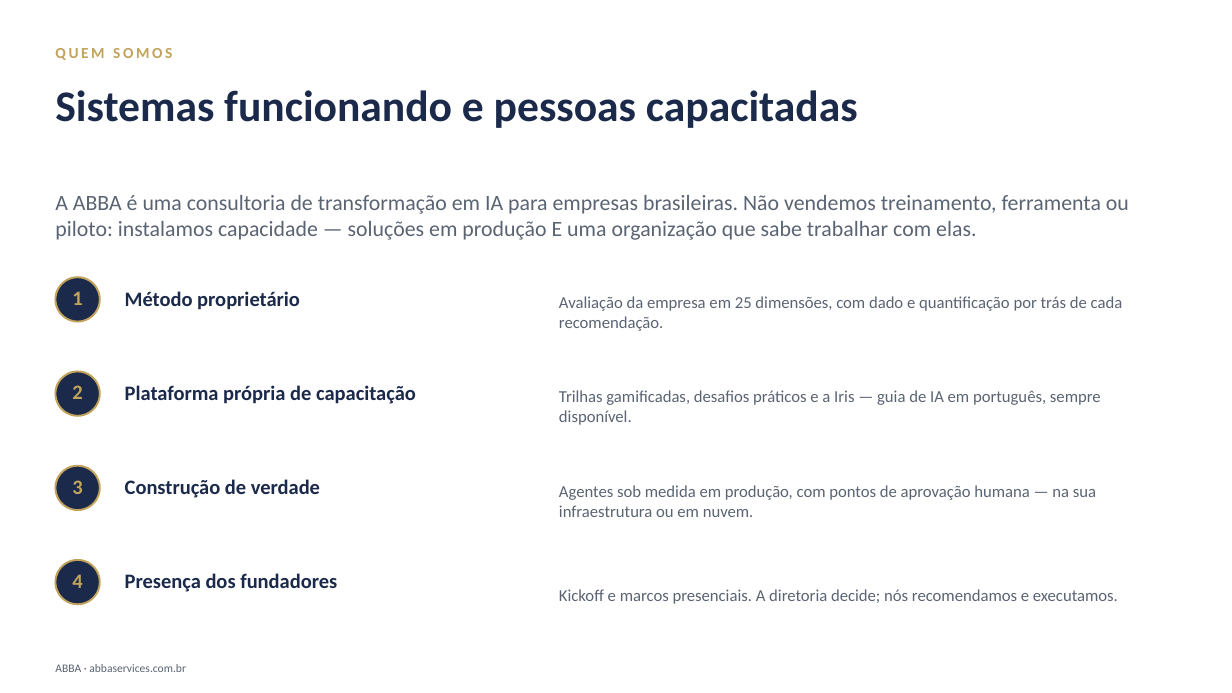
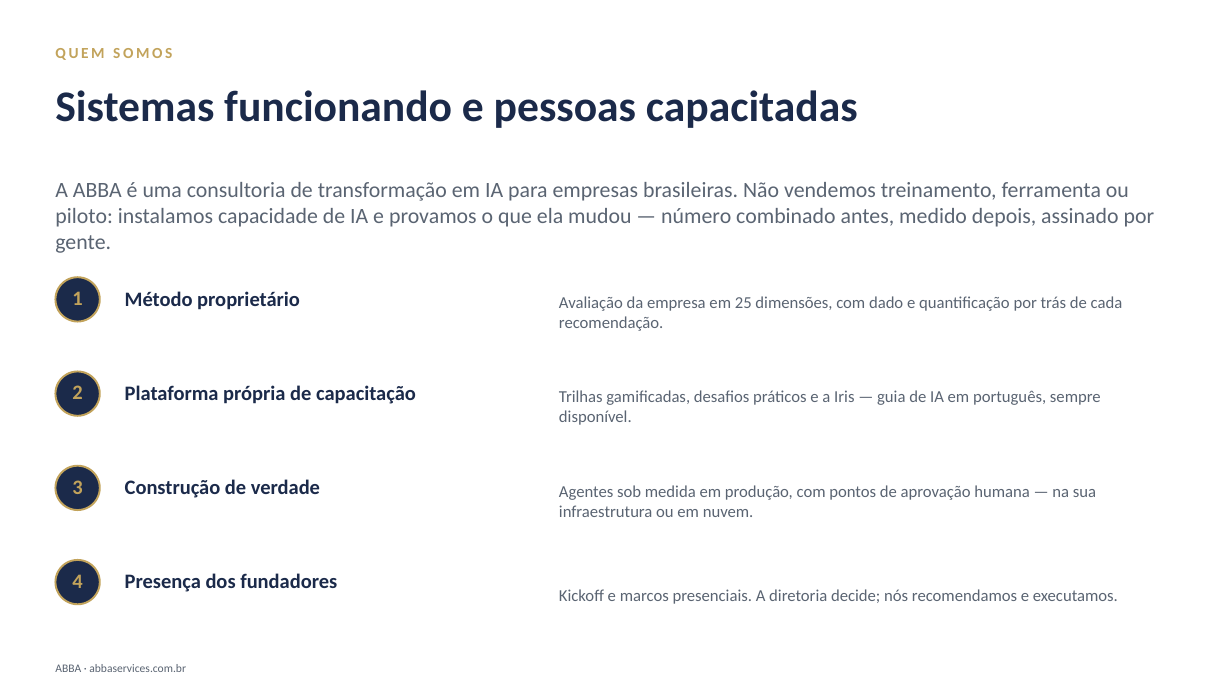
Before and after one commit to DanielMoraesCoca/abba-ops, a slide deck: slide 4 of 08-materiais/modelos/abba-deck-institucional.pptx. Drawn at 1232x693 pixels with LibreOffice and Linux fonts; fonts in the diff are those of the drawing. Boxes give left, top, right and bottom in pixels: in the first picture for what was removed or moved away, otherwise in the second. Text is boxed around its words. In the diff, an @@ line names an element or a change of style, - is before the commit and + after.

```diff
--- a/08-materiais/modelos/abba-deck-institucional.pptx
+++ b/08-materiais/modelos/abba-deck-institucional.pptx
@@ text at box(55, 182, 1155, 253): text changed @@
-A ABBA é uma consultoria de transformação em IA para empresas brasileiras. Não vendemos treinamento, ferramenta ou piloto: instalamos capacidade — soluções em produção E uma organização que sabe trabalhar com elas.
+A ABBA é uma consultoria de transformação em IA para empresas brasileiras. Não vendemos treinamento, ferramenta ou piloto: instalamos capacidade de IA e provamos o que ela mudou — número combinado antes, medido depois, assinado por gente.
```
Also in this commit, not shown: 5 other slides changed, 1 slide added, 4 other files.
